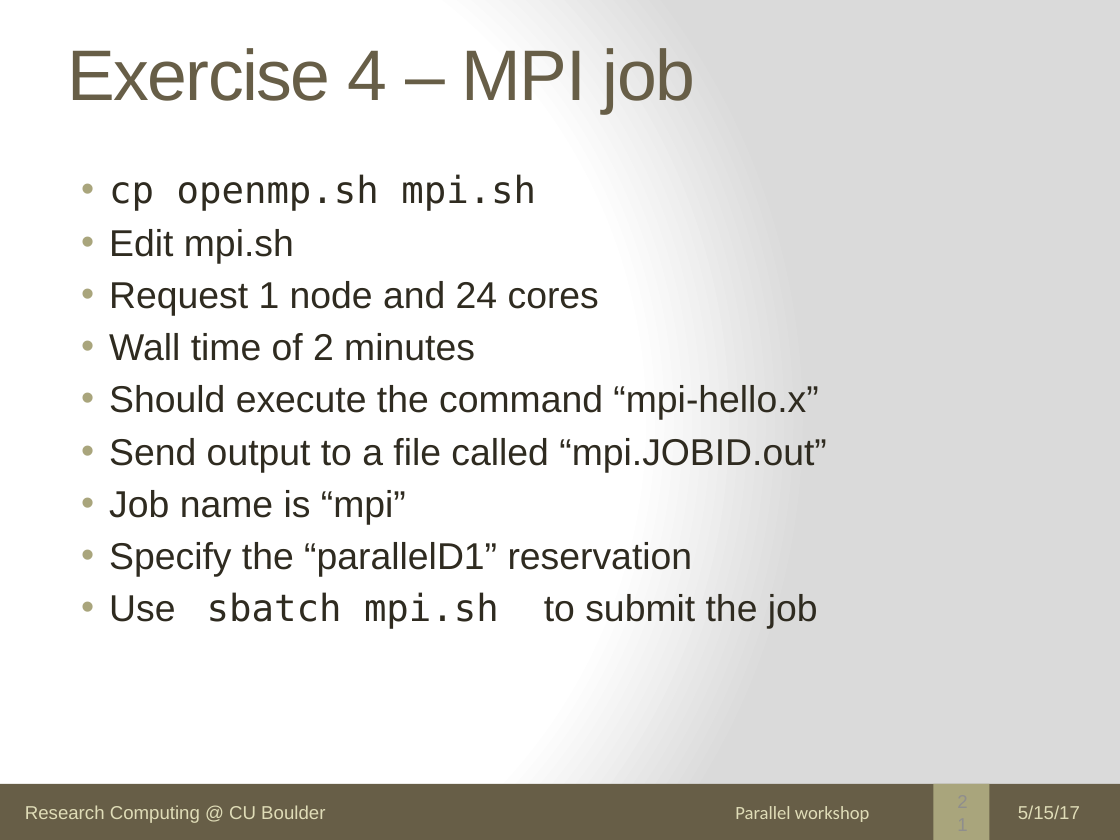
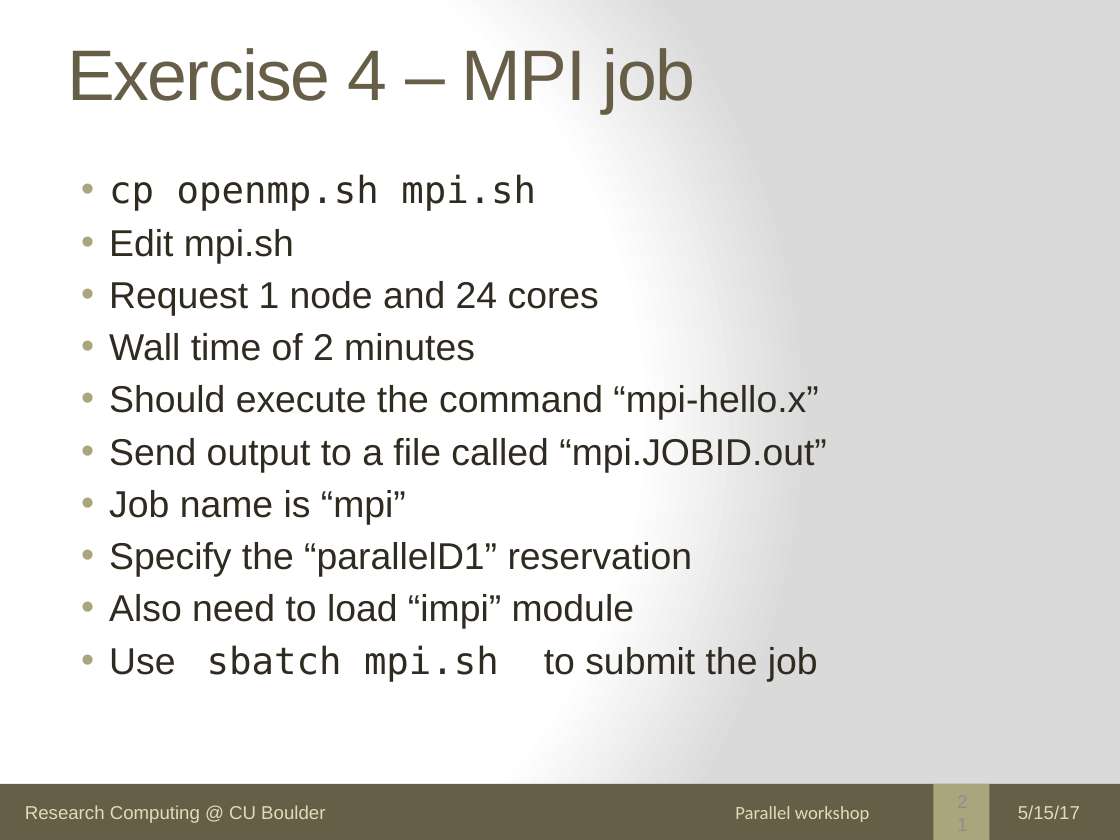
Before and after one commit to agamtomar/Parallelization_Workshop, a slide deck: slide 21 of Day1/Slurm-Parallel.pptx. Drawn at 1120x840 pixels with LibreOffice and Linux fonts; fonts in the diff are those of the drawing. Boxes give left, top, right and bottom in pixels: in the first picture for what was removed or moved away, otherwise in the second. Text is boxed around its words. In the diff, an @@ line names an element or a change of style, - is before the commit and + after.

```diff
--- a/Day1/Slurm-Parallel.pptx
+++ b/Day1/Slurm-Parallel.pptx
@@ text at (109, 594, 634, 629): paragraph added @@
+• Also need to load “impi” module
```
Also in this commit, not shown: 1 other slide changed, 5 slides added.
